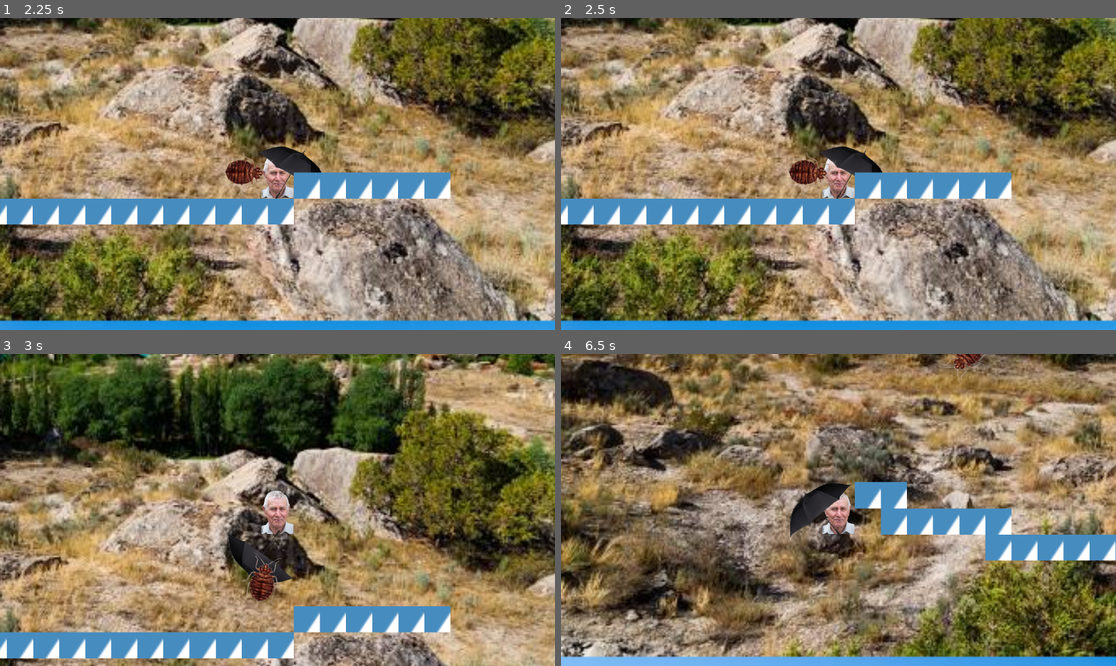
Above: before the commit, frames 1-4 (two rows, left to right).
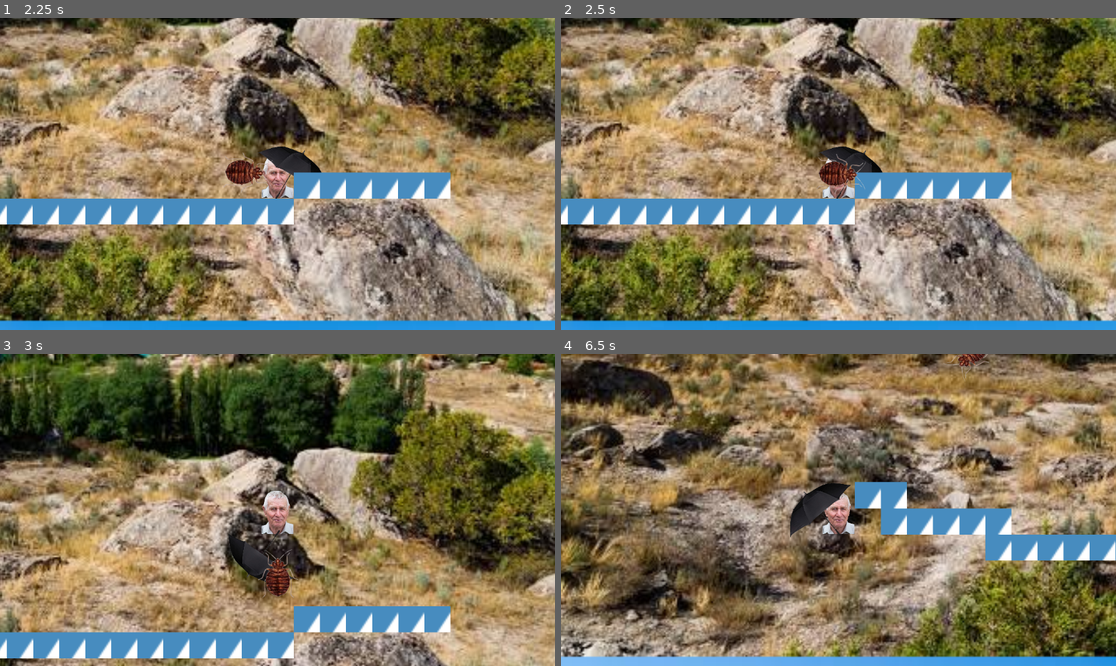
Above: after the commit, the same moments.

Repository: vEVR0/TheDeanStandard
Game: Godot game, scene res://scenes/main.tscn
Two runs of this game, one before a commit and one after it. Both use one fixed random seed, a clock stepped at 60 frames per second and the inputs below. The engine's default icon, where the game draws it, is replaced by a stand-in: a white triangle on a blue panel in a dark square.
Inputs (mouse positions are in pixels of both pictures, inside the frame that each line leads up to):
- Up to frame 1 (2.25 s): move the mouse to (399, 158) at 0.52 s; hold D (right) 0.53-1.28 s; move the mouse to (166, 189) at 1.27 s; hold S (down) 1.28-2.03 s; move the mouse to (333, 105) at 2.02 s; hold D (right) from 2.03 s (still down)
- Up to frame 2 (2.5 s): keep holding D (right)
- Up to frame 3 (3 s): tap Enter at 2.75 s; move the mouse to (249, 572) at 2.77 s; release D (right) at 2.78 s; hold W (up) from 2.78 s (still down)
- Up to frame 4 (6.5 s): move the mouse to (1005, 556) at 3.52 s; release W (up) at 3.53 s; hold A (left) 3.53-5.03 s; move the mouse to (672, 463) at 4.27 s; move the mouse to (866, 510) at 5.02 s; hold S (down) 5.03-5.78 s; move the mouse to (755, 432) at 5.77 s; hold D (right) from 5.78 s (still down)

Frame 1 is identical in both runs. In frame 2, 0.8% of the frame differs, in the area x 40-55%, y 43-57%; in frame 3, 0.7%; in frame 4, 0.2%.

Commit message:
made bug of 01 better
made it not collide with dean, and stop when near him

Diff:
--- a/scenes/bugof01.tscn
+++ b/scenes/bugof01.tscn
@@ -19,6 +19,8 @@
 height = 16.0
 
 [node name="CharacterBody2D" type="CharacterBody2D"]
+collision_layer = 2
+collision_mask = 2
 script = ExtResource("2_7hnnw")
 
 [node name="AnimatedSprite2D" type="AnimatedSprite2D" parent="."]
--- a/scenes/main.tscn
+++ b/scenes/main.tscn
@@ -138,7 +138,8 @@
 7:7/0/physics_layer_0/polygon_0/points = PackedVector2Array(-8, -8, 8, -8, 8, 8, -8, 8)
 
 [sub_resource type="TileSet" id="TileSet_jyhfs"]
-physics_layer_0/collision_layer = 1
+physics_layer_0/collision_layer = 3
+physics_layer_0/collision_mask = 3
 sources/0 = SubResource("TileSetAtlasSource_sugp2")
 
 [node name="Main" type="Node"]
--- a/scripts/bugof01.gd
+++ b/scripts/bugof01.gd
@@ -12,7 +12,7 @@
 # Called every frame. 'delta' is the elapsed time since the previous frame.
 func _process(delta: float) -> void:
 	rotation_degrees = wrap(rotation_degrees, 0, 360)
-	if global_position.distance_to(dean.global_position) > 20:
+	if global_position.distance_to(dean.global_position) > 1:
 		position += transform.x * SPEED * delta
 	look_at(dean.global_position)
 
